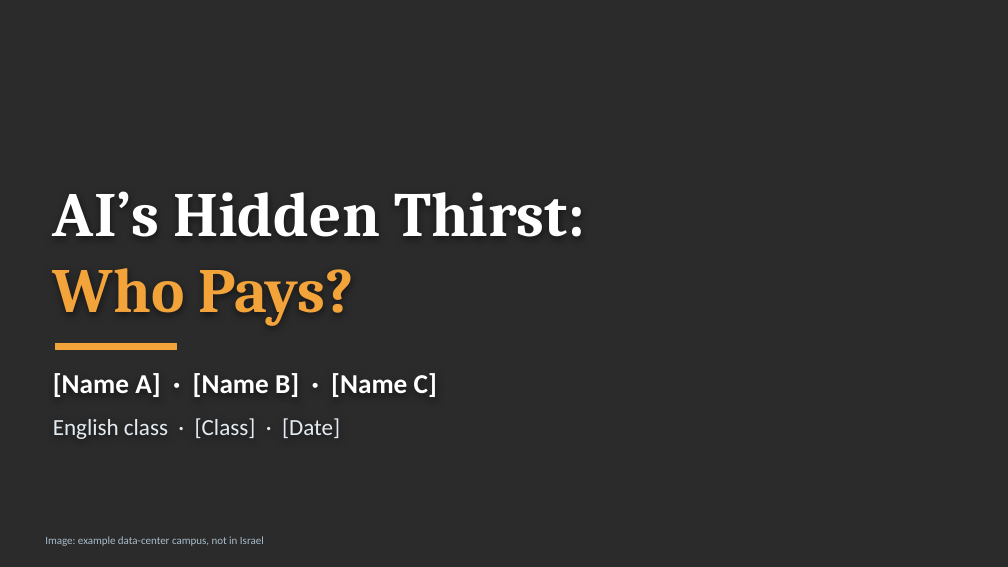
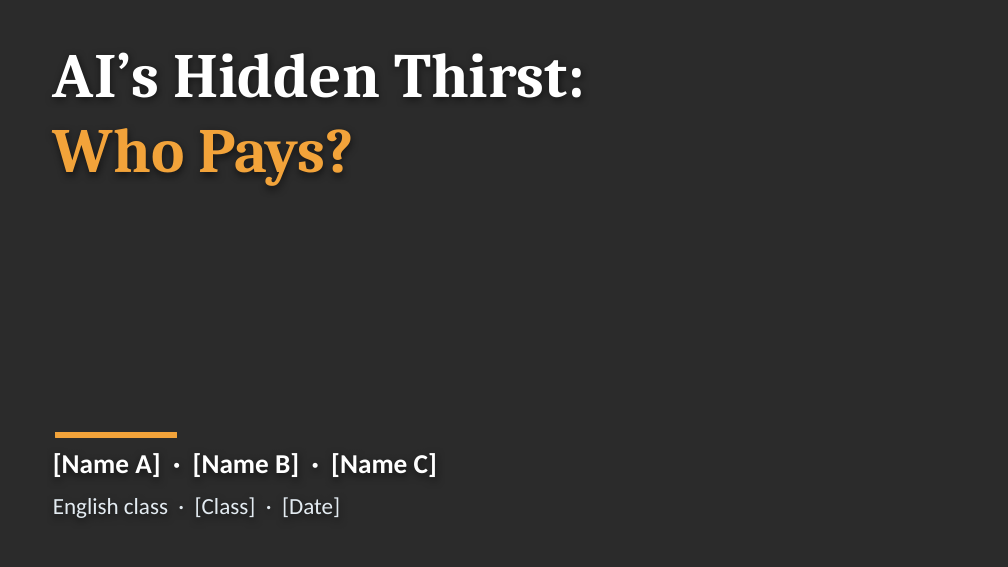
Before and after one commit to dekelelely/dekel12, a slide deck: slide 1 of ai-water-deck.pptx. Drawn at 1008x567 pixels with LibreOffice and Linux fonts; fonts in the diff are those of the drawing; background and template pictures are left out; a plain dark background stands for a picture behind light text. Boxes give left, top, right and bottom in pixels: in the first picture for what was removed or moved away, otherwise in the second. Text is boxed around its words. In the diff, an @@ line names an element or a change of style, - is before the commit and + after.

```diff
--- a/ai-water-deck.pptx
+++ b/ai-water-deck.pptx
@@ text "AI’s Hidden Thirst:": place and size @@
-text "AI’s Hidden Thirst:" at bbox=[53, 191, 585, 326]
+text "AI’s Hidden Thirst:" at bbox=[53, 52, 585, 186]
@@ text "AI’s Hidden Thirst:" at bbox=[53, 52, 585, 186]: vertical alignment bottom to top @@
@@ text "[Name A] · [Name B] ...": place and size @@
-text "[Name A] · [Name B] ..." at bbox=[53, 373, 437, 397]
+text "[Name A] · [Name B] ..." at bbox=[53, 453, 437, 477]
@@ rectangle: place and size @@
-rectangle at bbox=[56, 344, 177, 349]
+rectangle at bbox=[56, 433, 177, 438]
@@ text "English class · [Class] · ...": place and size @@
-text "English class · [Class] · ..." at bbox=[53, 418, 340, 439]
+text "English class · [Class] · ..." at bbox=[53, 497, 340, 518]
@@ text removed at bbox=[45, 536, 264, 546] @@
-Image: example data-center campus, not in Israel
```
Also in this commit, not shown: 5 other slides changed, 3 other files.
